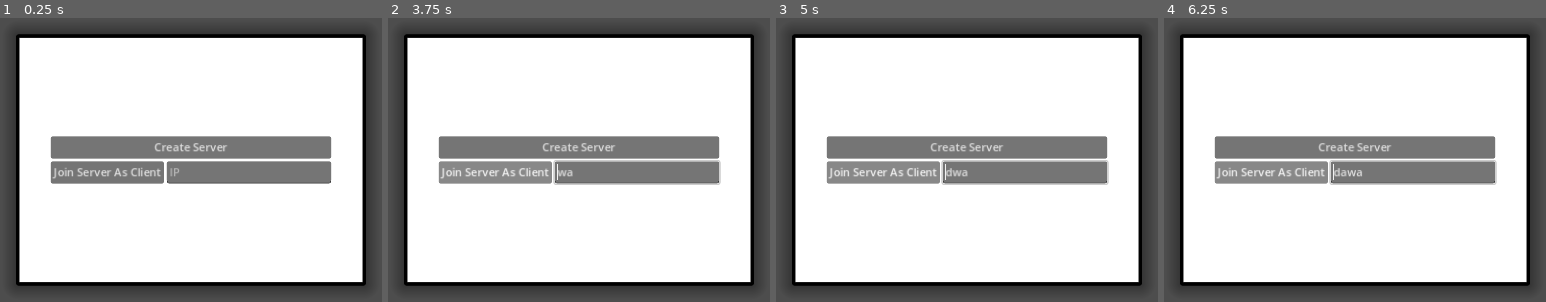
Above: before the commit, frames 1-4 (left to right).
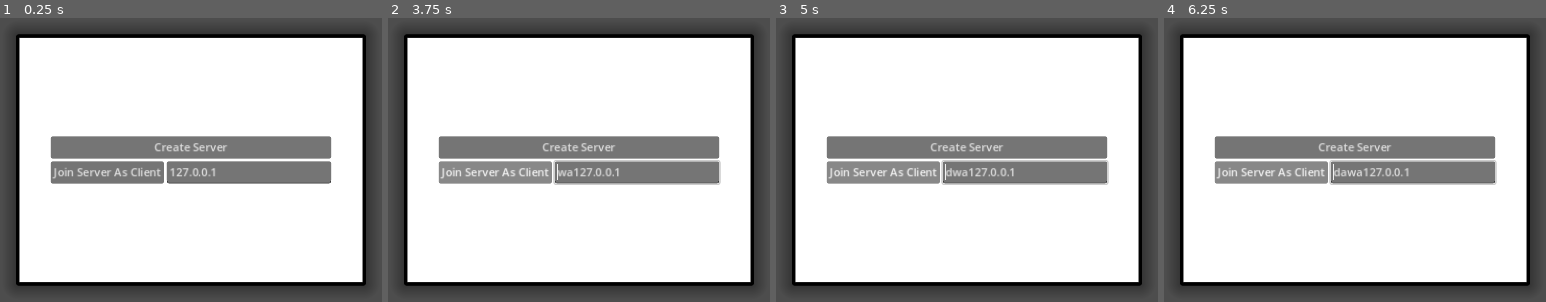
Above: after the commit, the same moments.

Repository: thesillygoober/GodotTesting
Game: Godot game, scene res://NetworkTest/network_test.tscn
Same seed, same stepped clock (60 frames per second), same inputs: the game is played once before the commit and once after it. This scene is started directly instead of the project's main scene.
Inputs:
- Up to frame 1 (0.25 s): no input
- Up to frame 2 (3.75 s): click "Create Server" at 0.5 s; click "Join Server As Client" at 1.25 s; hold D (right) 2.03-3.53 s; tap Left (left2) at 2.1 s; tap W (up) at 2.27, 3.02 s; tap Right (right2) at 2.85 s; tap Enter (ui_accept) at 3.5 s; hold A (left) from 3.53 s (still down); tap Up (up2) at 3.6 s
- Up to frame 3 (5 s): tap Enter (ui_accept) at 4.25, 4.52 s; release A (left) at 4.28 s; hold D (right) from 4.28 s (still down); tap Left (left2) at 4.35 s
- Up to frame 4 (6.25 s): tap Enter (ui_accept) at 5, 5.27, 5.75, 6.02 s; tap Right (right2) at 5.1 s; release D (right) at 5.78 s; hold A (left) from 5.78 s (still down); tap Up (up2) at 5.85 s

The runs differ from the first frame. In frame 1, 0.2% of the frame differs, in the area x 44-57%, y 52-56%; in frame 2, 0.2%; in frame 3, 0.2%; in frame 4, 0.2%.

Commit message:
To laptop #2

Diff:
--- a/NetworkTest/client_test_node.gd
+++ /dev/null
@@ -1,15 +0,0 @@
-extends Node2D
-
-var peer
-
-func _on_join_server_pressed():
-
-	var desired_ip: String = get_parent().get_node("CanvasLayer/Control/PanelContainer/VBoxContainer/HBoxContainer/IPAddress").text
-
-	peer = ENetMultiplayerPeer.new()
-	peer.create_client(desired_ip, 1336)
-	multiplayer.multiplayer_peer = peer
-
-func _process(_delta):
-
-	if peer: print(peer.get_connection_status())
--- a/NetworkTest/network_test.gd
+++ b/NetworkTest/network_test.gd
@@ -1,10 +1,8 @@
 extends Node2D
 
+var peer: ENetMultiplayerPeer
 var has_created_server: bool = false
-var server: ENetMultiplayerPeer
-
 var has_created_client: bool = false
-var client: ENetMultiplayerPeer
 
 func _ready():
 
@@ -35,9 +33,9 @@
 
         has_created_server = true
 
-        server = ENetMultiplayerPeer.new()
-        server.create_server(1336, 8)
-        multiplayer.multiplayer_peer = server
+        peer = ENetMultiplayerPeer.new()
+        peer.create_server(1336, 8)
+        multiplayer.multiplayer_peer = peer
 
         print("Server ID: " + str(multiplayer.get_unique_id()))
         print("Is Server: " + str(multiplayer.is_server()))
@@ -50,6 +48,6 @@
 
         var desired_address_target: String = $CanvasLayer/Control/PanelContainer/VBoxContainer/HBoxContainer/IPAddress.text
 
-        client = ENetMultiplayerPeer.new()
-        client.create_client(desired_address_target, 1336)
-        multiplayer.multiplayer_peer = client
+        peer = ENetMultiplayerPeer.new()
+        peer.create_client(desired_address_target, 1336)
+        multiplayer.multiplayer_peer = peer
--- a/NetworkTest/network_test.tscn
+++ b/NetworkTest/network_test.tscn
@@ -1,7 +1,6 @@
-[gd_scene load_steps=4 format=3 uid="uid://ch6ymehg8qsnk"]
+[gd_scene load_steps=3 format=3 uid="uid://ch6ymehg8qsnk"]
 
 [ext_resource type="Script" path="res://NetworkTest/network_test.gd" id="1_3u8km"]
-[ext_resource type="Script" path="res://NetworkTest/client_test_node.gd" id="2_yh0yo"]
 
 [sub_resource type="StyleBoxFlat" id="StyleBoxFlat_thdok"]
 content_margin_left = 50.0
@@ -66,10 +65,8 @@
 [node name="IPAddress" type="LineEdit" parent="CanvasLayer/Control/PanelContainer/VBoxContainer/HBoxContainer"]
 layout_mode = 2
 size_flags_horizontal = 3
+text = "127.0.0.1"
 placeholder_text = "IP"
 
-[node name="ClientTestNode" type="Node2D" parent="."]
-script = ExtResource("2_yh0yo")
-
 [connection signal="pressed" from="CanvasLayer/Control/PanelContainer/VBoxContainer/CreateServer" to="." method="_on_create_server_pressed"]
-[connection signal="pressed" from="CanvasLayer/Control/PanelContainer/VBoxContainer/HBoxContainer/JoinServer" to="ClientTestNode" method="_on_join_server_pressed"]
+[connection signal="pressed" from="CanvasLayer/Control/PanelContainer/VBoxContainer/HBoxContainer/JoinServer" to="." method="_on_join_server_pressed"]
